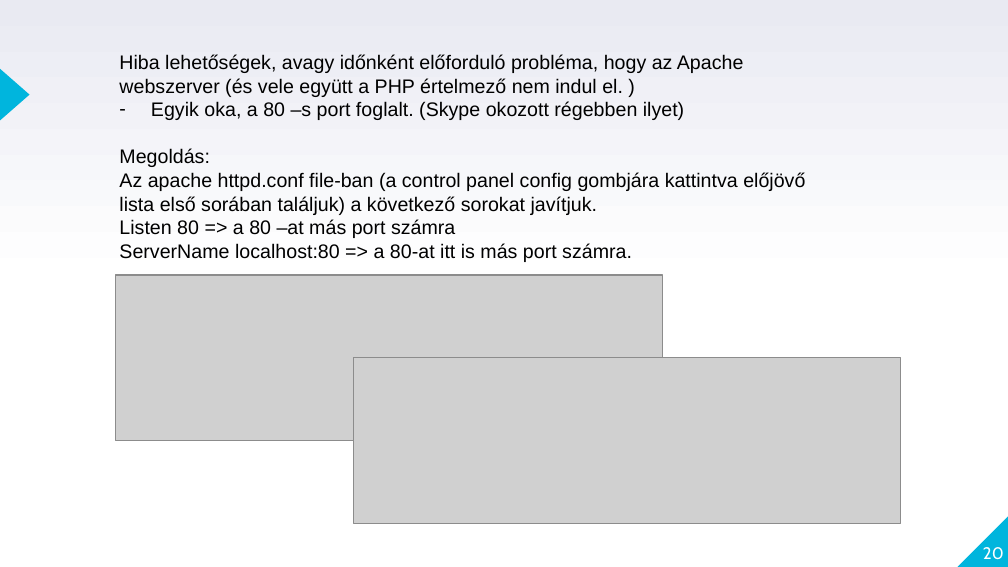
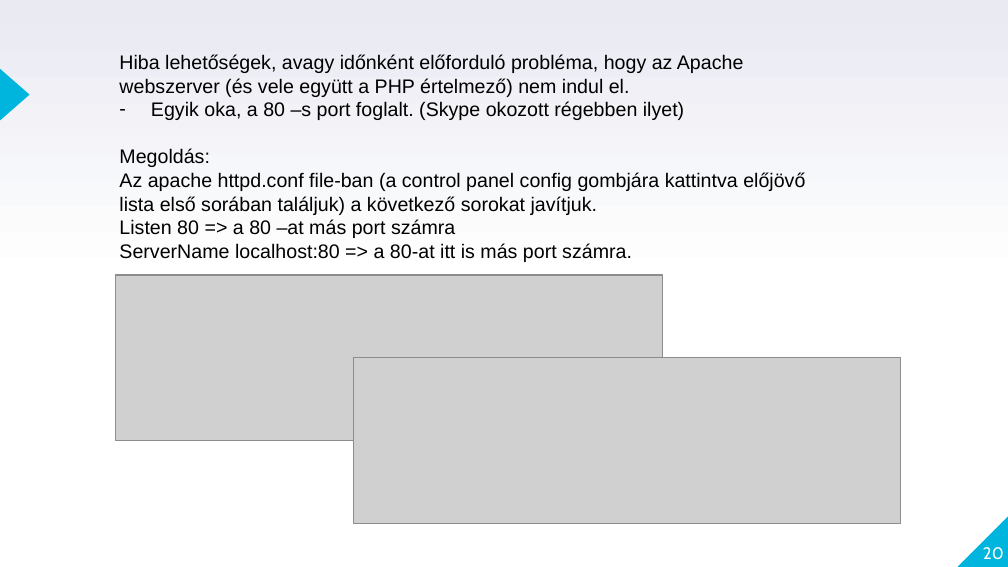
Before and after one commit to laszlofeher/phpalapok, a slide deck: slide 20 of 1Alkalom(6oras)/Xampp.pptx. Drawn at 1008x567 pixels with LibreOffice and Linux fonts; fonts in the diff are those of the drawing; grey boxes stand for pictures. Boxes give left, top, right and bottom in pixels: in the first picture for what was removed or moved away, otherwise in the second. Text is boxed around its words. In the diff, an @@ line names an element or a change of style, - is before the commit and + after.

```diff
--- a/1Alkalom(6oras)/Xampp.pptx
+++ b/1Alkalom(6oras)/Xampp.pptx
@@ text at (x1=119, y1=54, x2=744, y2=97): text changed @@
-Hiba lehetőségek, avagy időnként előforduló probléma, hogy az Apache webszerver (és vele együtt a PHP értelmező nem indul el. )
+Hiba lehetőségek, avagy időnként előforduló probléma, hogy az Apache webszerver (és vele együtt a PHP értelmező) nem indul el.
```
Also in this commit, not shown: 1 other slide changed, 1 other file.
